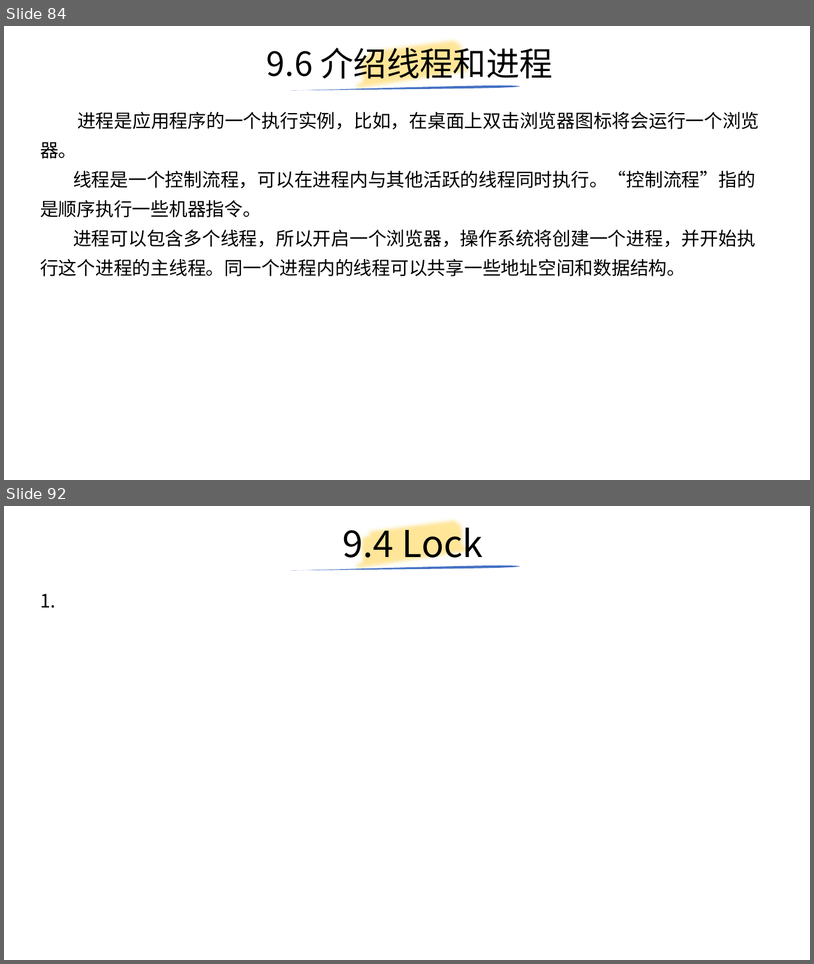
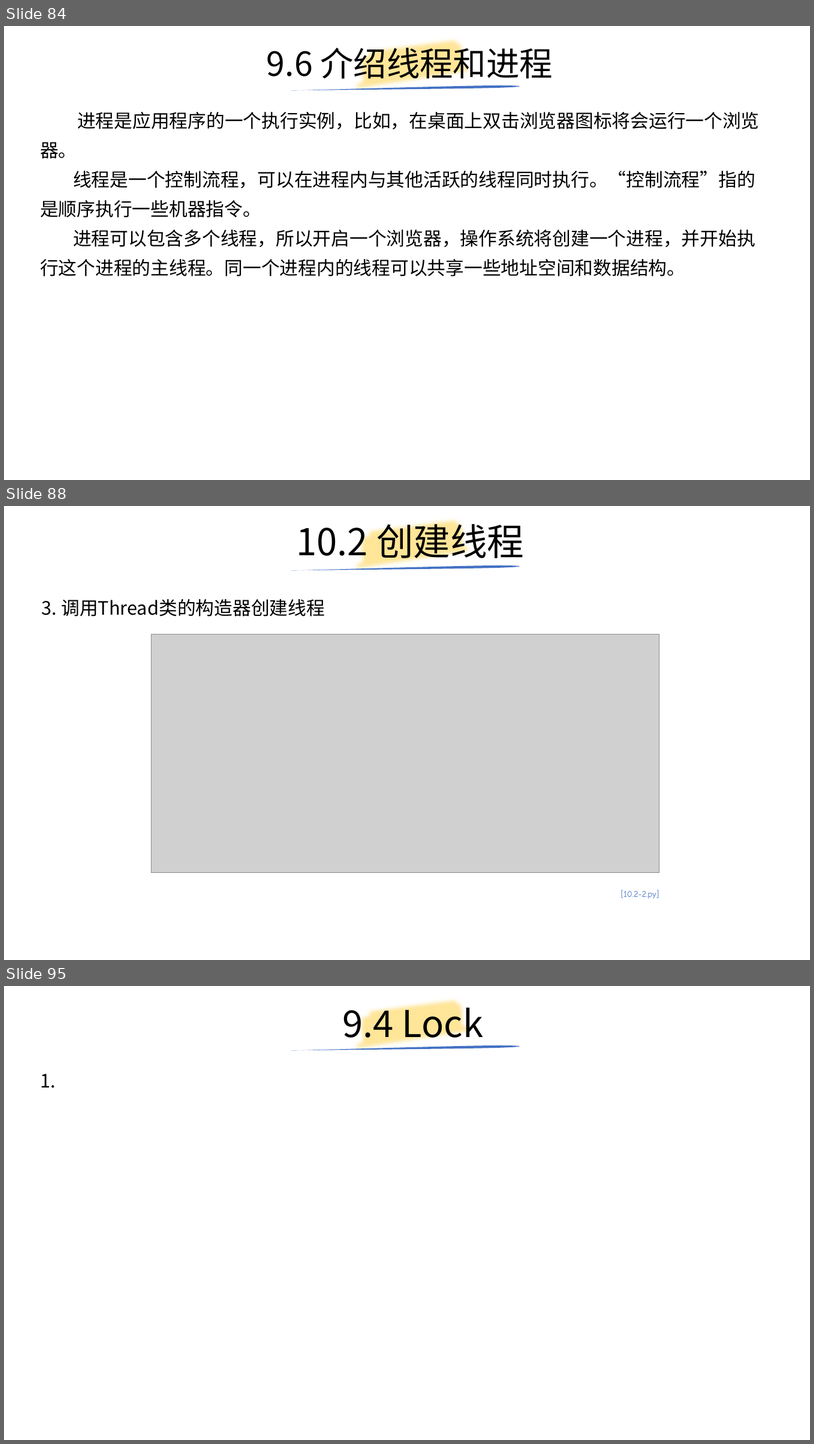
Before and after one commit to yiwenliu/CorePython, a slide deck: PPT/CorePython.pptx. Shown one above the other, each under a label of ours: slides 84 and 92 before the commit, slides 84, 88 and 95 after it; the slides between them are not shown. The pictures are 814x964 and 814x1444 pixels, drawn with LibreOffice and Linux fonts; fonts in the diff are those of the drawing; grey boxes stand for pictures. Boxes give left, top, right and bottom in pixels: in the first picture for what was removed or moved away, otherwise in the second. Text is boxed around its words. In the diff, an @@ line names an element or a change of style, - is before the commit and + after.

```diff
--- a/PPT/CorePython.pptx
+++ b/PPT/CorePython.pptx
@@ slide 88 added at [4,506,810,960], background #FFFFFF @@
@@ title added at [296,517,524,565], 44 pt, text #000000 @@
+10.2 创建线程
@@ freeform shape added at [353,506,476,586], outline #FFE699 16 pt @@
@@ freeform shape added at [291,565,520,570], fill #4472C4 @@
@@ text added at [42,599,325,616], 22 pt, text #000000 @@
+3. 调用Thread类的构造器创建线程
@@ picture added at [152,634,660,873] @@
@@ text added at [621,889,660,898], 18 pt, text #4472C4 @@
+[10.2-2.py]
@@ what was slide 92 is now slide 95 @@
```
Also in this commit, not shown: 2 slides changed, 8 other slides added, 3 slides removed, 8 other files.
